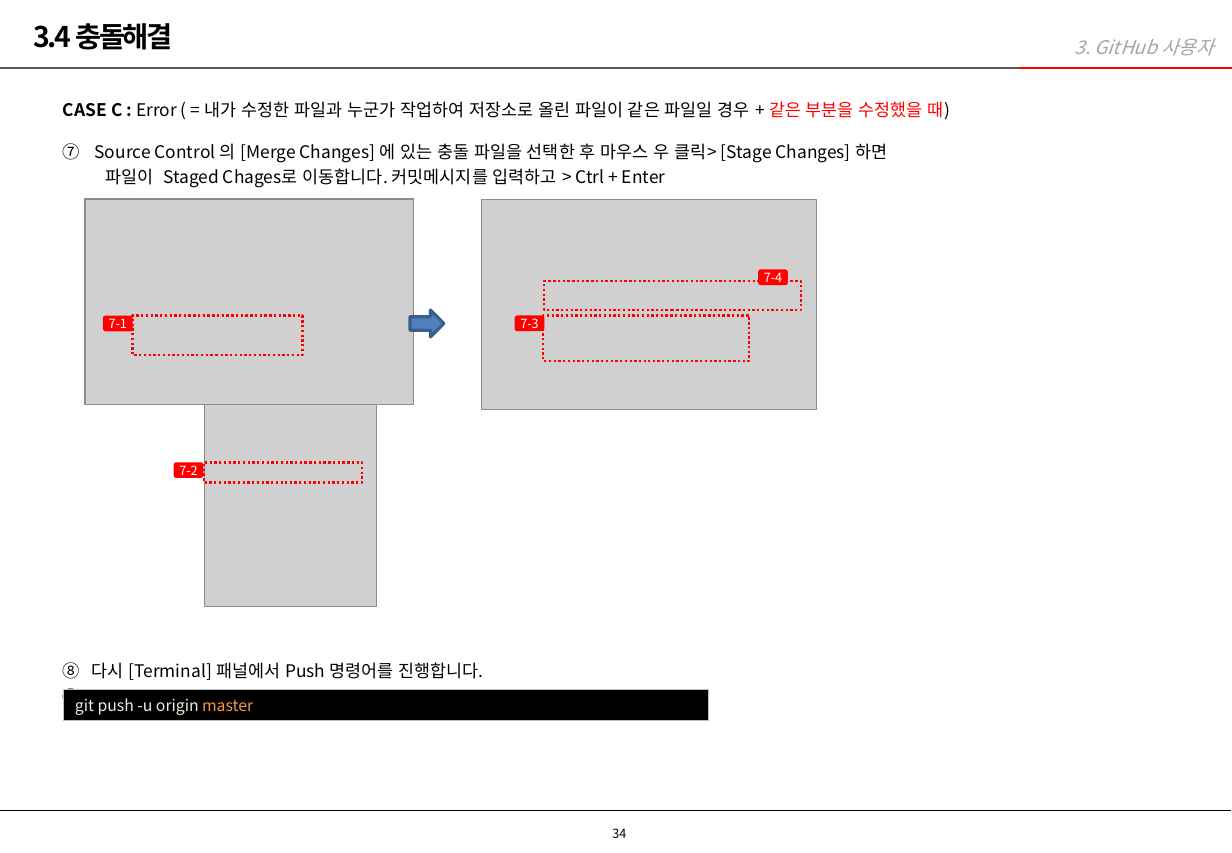
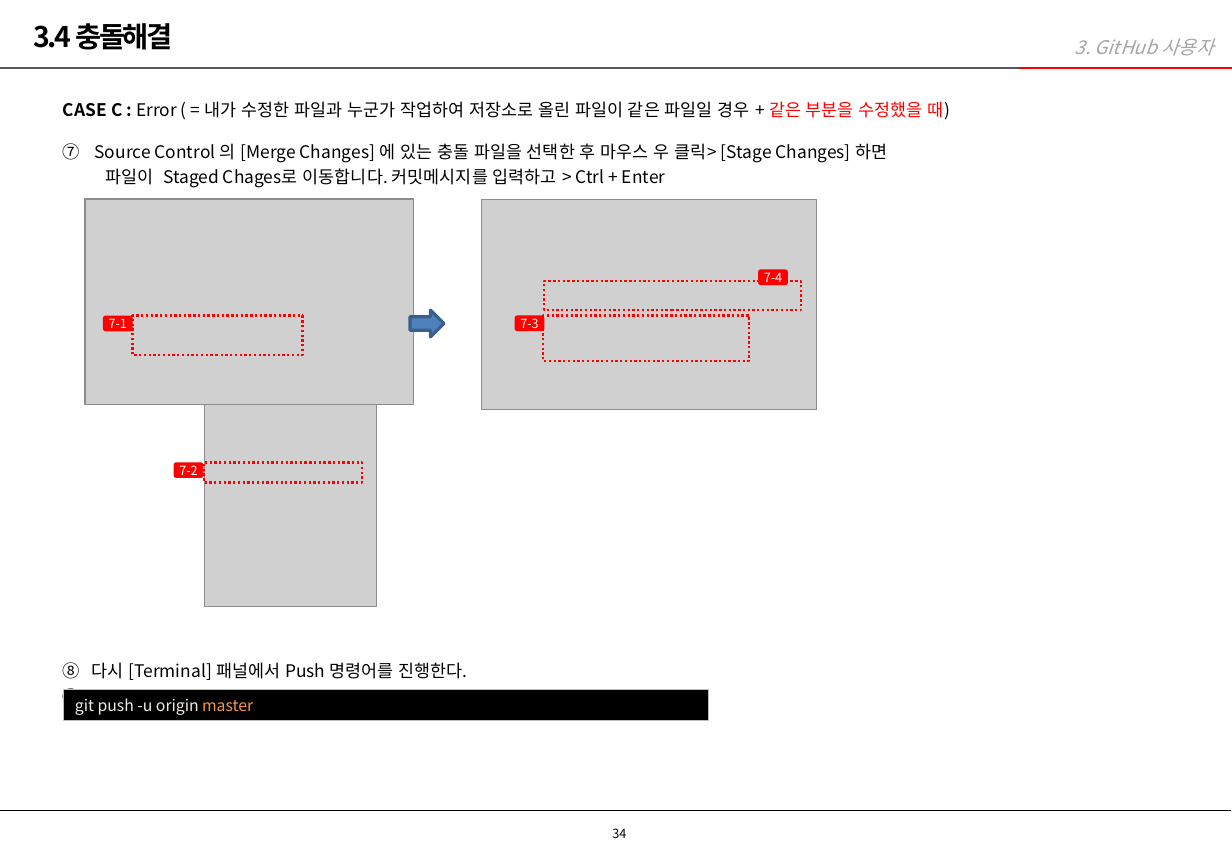
Before and after one commit to taranuxd/intro, a slide deck: slide 34 of 타란유엑스디_GitHub_사용가이드.pptx. Drawn at 1232x853 pixels with LibreOffice and Linux fonts; fonts in the diff are those of the drawing; grey boxes stand for pictures; background and template pictures are left out. Boxes give left, top, right and bottom in pixels: in the first picture for what was removed or moved away, otherwise in the second. Text is boxed around its words. In the diff, an @@ line names an element or a change of style, - is before the commit and + after.

```diff
--- a/타란유엑스디_GitHub_사용가이드.pptx
+++ b/타란유엑스디_GitHub_사용가이드.pptx
@@ text at bbox=[91, 662, 467, 680]: text changed @@
-  8. 다시 [Terminal] 패널에서 Push 명령어를 진행합니다.
+  8. 다시 [Terminal] 패널에서 Push 명령어를 진행한다.
```
Also in this commit, not shown: 11 other slides changed.
